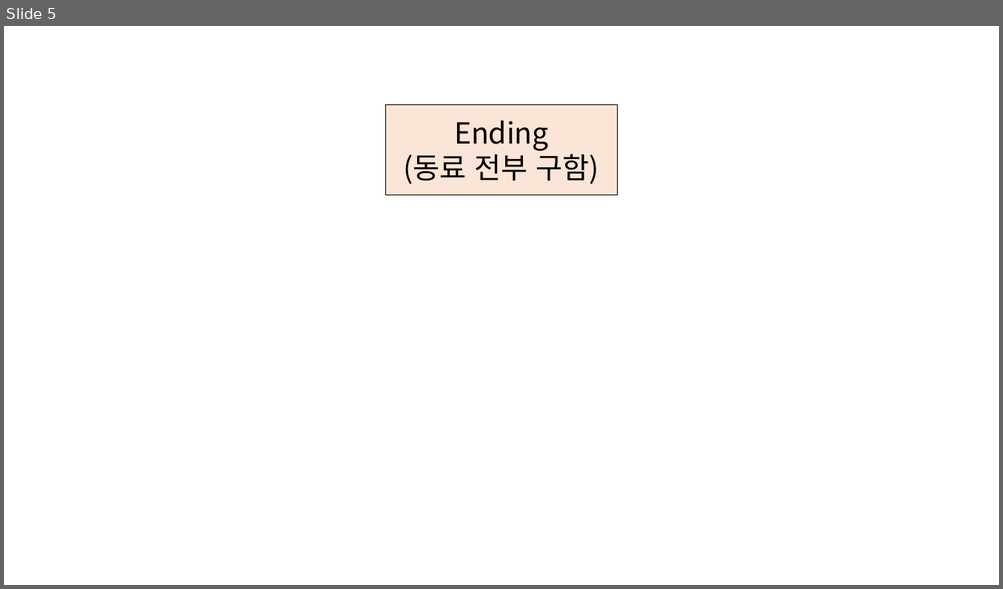
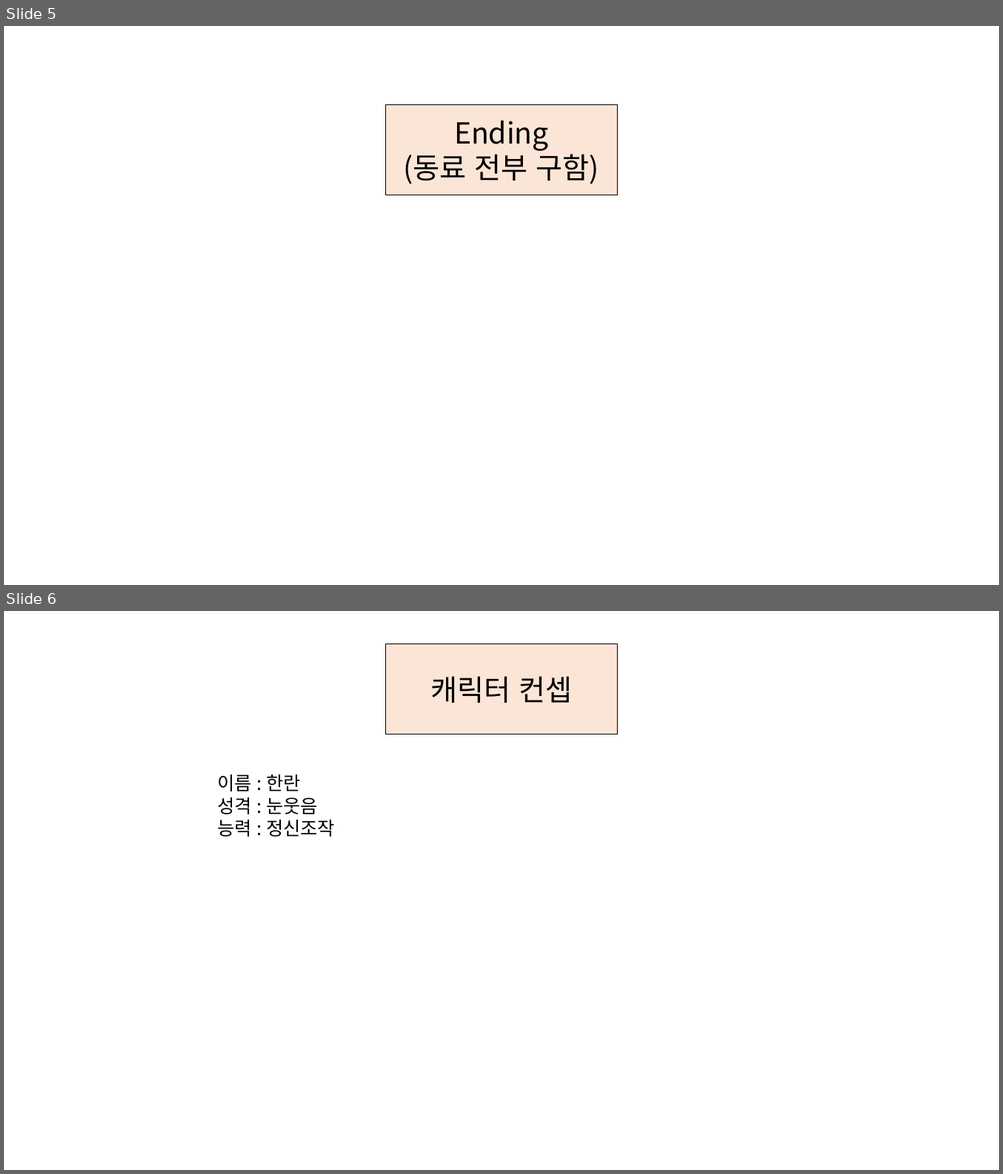
Before and after one commit to Sneer1/Project_KITRI, a slide deck: 워크플로우 및 게임 기획서.pptx. Shown one above the other, each under a label of ours: slide 5 before the commit, slides 5 and 6 after it. The pictures are 1003x589 and 1003x1174 pixels, drawn with LibreOffice and Linux fonts; fonts in the diff are those of the drawing. Boxes give left, top, right and bottom in pixels: in the first picture for what was removed or moved away, otherwise in the second. Text is boxed around its words. In the diff, an @@ line names an element or a change of style, - is before the commit and + after.

```diff
--- a/워크플로우 및 게임 기획서.pptx
+++ b/워크플로우 및 게임 기획서.pptx
@@ slide 6 added at [4,611,999,1170], background #FFFFFF @@
@@ rectangle added at [385,644,617,734], fill #FBE5D6, outline #000000 1 pt, 28 pt, text #000000 @@
+캐릭터 컨셉
@@ text added at [217,775,335,837], 18 pt, text #000000 @@
+이름 : 한란
+성격 : 눈웃음
+능력 : 정신조작
```
Also in this commit, not shown: 4 other slides added, 1 other file.
